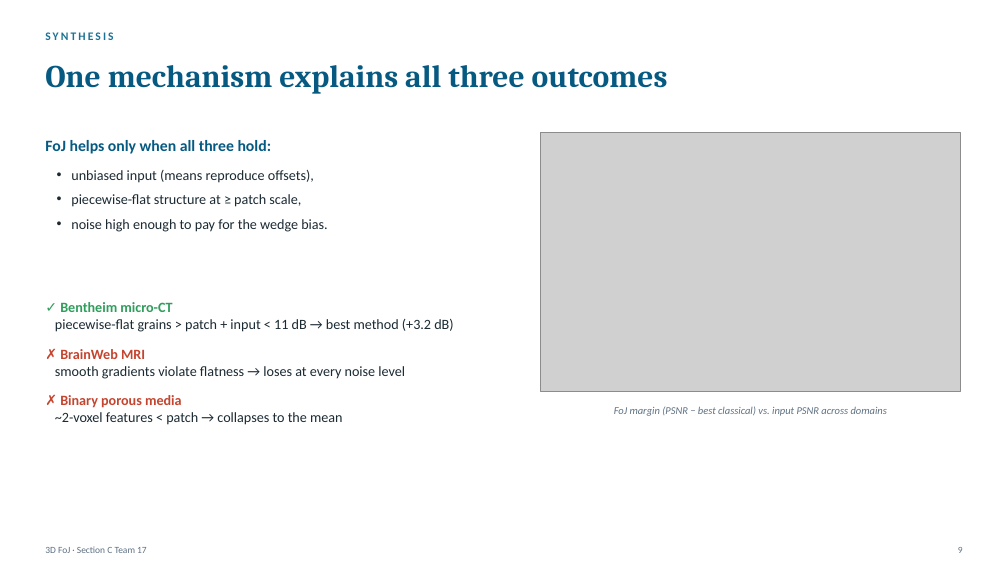
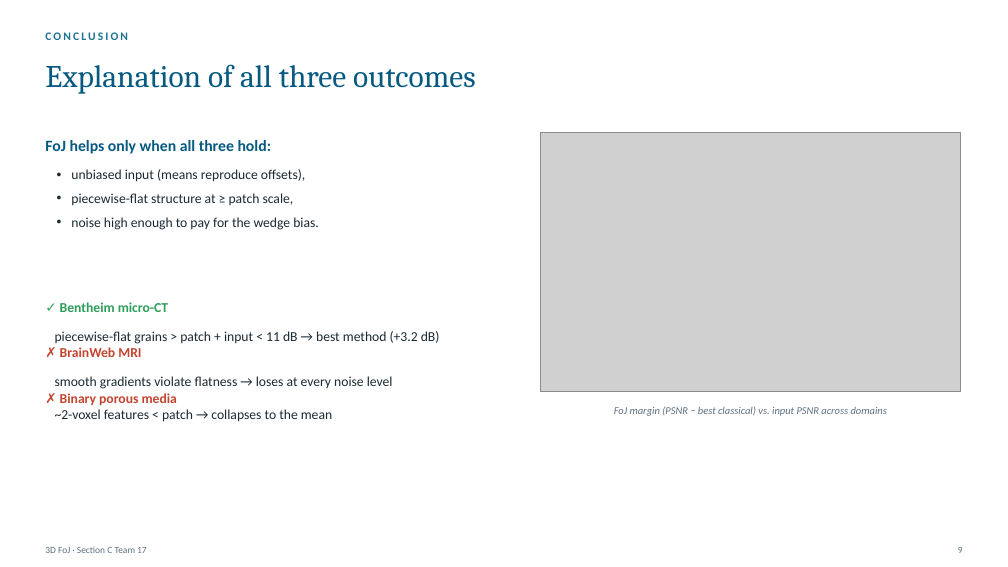
Before and after one commit to samudraneel05/SectionC_Team17, a slide deck: slide 9 of presentation/SectionC_Team17_presentation.pptx. Drawn at 1008x567 pixels with LibreOffice and Linux fonts; fonts in the diff are those of the drawing; grey boxes stand for pictures. Boxes give left, top, right and bottom in pixels: in the first picture for what was removed or moved away, otherwise in the second. Text is boxed around its words. In the diff, an @@ line names an element or a change of style, - is before the commit and + after.

```diff
--- a/presentation/SectionC_Team17_presentation.pptx
+++ b/presentation/SectionC_Team17_presentation.pptx
@@ text removed at (45, 32, 113, 40) @@
-SYNTHESIS
@@ text added at (45, 32, 128, 40), 11 pt, text #1C7293, bold @@
+CONCLUSION
@@ text at (45, 64, 475, 94): text changed; bold off @@
-One mechanism explains all three outcomes
+Explanation of all three outcomes
@@ text "unbiased input (means reproduce offsets)," at (71, 169, 319, 230): size 13.5 to 13 pt @@
@@ text "✓ Bentheim micro-CT" at (55, 302, 440, 422): size 13.5 to 13 pt @@
```
Also in this commit, not shown: 9 other slides changed, 5 other files.
